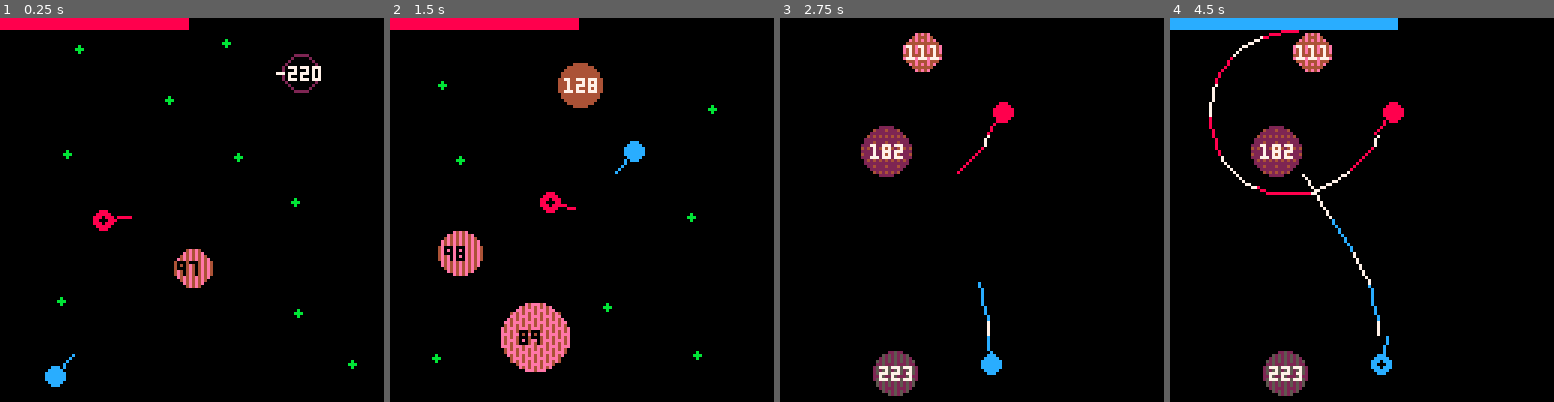
Above: before the commit, frames 1-4 (left to right).
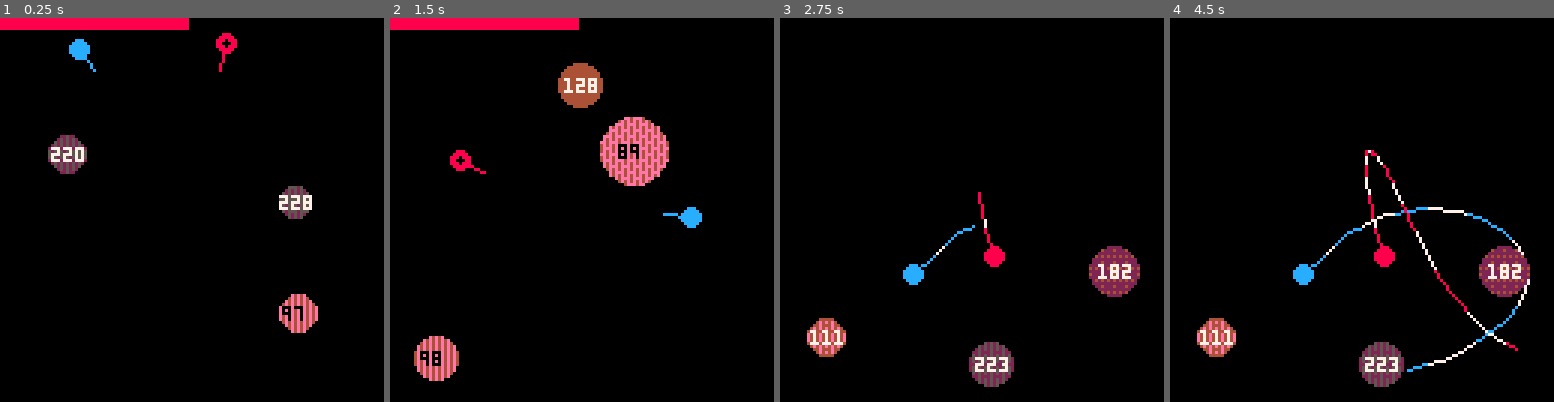
Above: after the commit, the same moments.

Repository: alxgnon/pico-8
Game: PICO-8 cartridge gravitywar.p8
The game is run twice, just before and just after one commit, with the same random seed, the same clock (stepped at 60 frames per second) and the same inputs.
Inputs:
- Up to frame 1 (0.25 s): no input
- Up to frame 2 (1.5 s): tap X (X key) at 0.33, 1.07 s; tap O (Z key) at 0.7 s
- Up to frame 3 (2.75 s): hold Right 1.6-2.1 s; tap O (Z key) at 1.7, 2.1, 2.5 s; tap X (X key) at 1.85 s; hold Up 2.15-2.42 s; hold Right from 2.47 s (still down)
- Up to frame 4 (4.5 s): tap O (Z key) every 0.4 s from 2.9 to 4.1 s; tap X (X key) at 2.97, 4.08 s; release Right at 3.03 s; hold Left 3.08-3.58 s; hold Down 3.63-3.97 s; hold Right from 4.02 s (still down)

The runs differ from the first frame. In frame 1, 4.3% of the frame differs, in the area x 11-93%, y 3-97%; in frame 2, 7.6%; in frame 3, 7.6%; in frame 4, 11%, in the area x 0-94%, y 0-99%.

Commit message:
Gravity : Added thermal view of gravity (debug only)

Diff:
--- a/gravitywar.p8
+++ b/gravitywar.p8
@@ -3,6 +3,8 @@
 __lua__
 -- gravity war
 -- by ace + 15
+
+if(stat(6) != "") DEBUG = true
 
 function _init()
 	cls()
@@ -64,6 +66,23 @@
 	draw_power(players[playing])
 end
 
+function show_gravity()
+	local thermal_scale = {0,1,2,13,12,3,11,10,9,8,14,15,7}
+
+	for i=0,127 do
+		for j=0,127 do
+			local grav = 0
+			for k=1,#planets do
+				p = planets[k]
+				grav += p.mass/abs(sqr(p.x-i)+sqr(p.y-j))
+			end
+
+			local color_idx = min(max(flr(grav*15), 1), #thermal_scale)
+			pset(i,j,thermal_scale[color_idx])
+		end
+	end
+end
+
 function maybe_clear()
 	if playing < 0 then
 		playing = 0
@@ -84,6 +103,16 @@
 
 	local points = distribute_points(r, k)
 
+	for i=1, n_planets do
+		local p = points[flr(rnd(#points)) + 1]
+		if(not p)return _init()
+		local size = flr(p_min_size + rnd(r/2-p_min_size))
+		local mass = flr(p_min_mass + rnd(p_max_mass - p_min_mass))
+		--if (rnd(15) < 1) mass = -mass
+		add(planets, planet(p.x, p.y, size, mass))
+		del(points, p)
+	end
+
 	for i=1, n_players do
 		local p = points[flr(rnd(#points)) + 1]
 		if(not p)return _init()
@@ -91,18 +120,12 @@
 		del(points, p)
 	end
 
-	for i=1, n_planets do
-		local p = points[flr(rnd(#points)) + 1]
-		if(not p)return _init()
-		local size = flr(p_min_size + rnd(r/2-p_min_size))
-		local mass = flr(p_min_mass + rnd(p_max_mass - p_min_mass))
-		if (rnd(15) < 1) mass = -mass
-		add(planets, planet(p.x, p.y, size, mass))
-		del(points, p)
-	end
-
-	for p in all(points) do
-		circfill(p.x, p.y, 1, 11)
+	if DEBUG then
+		show_gravity()
+
+		for p in all(points) do
+			circfill(p.x, p.y, 1, 11)
+		end
 	end
 end
 
